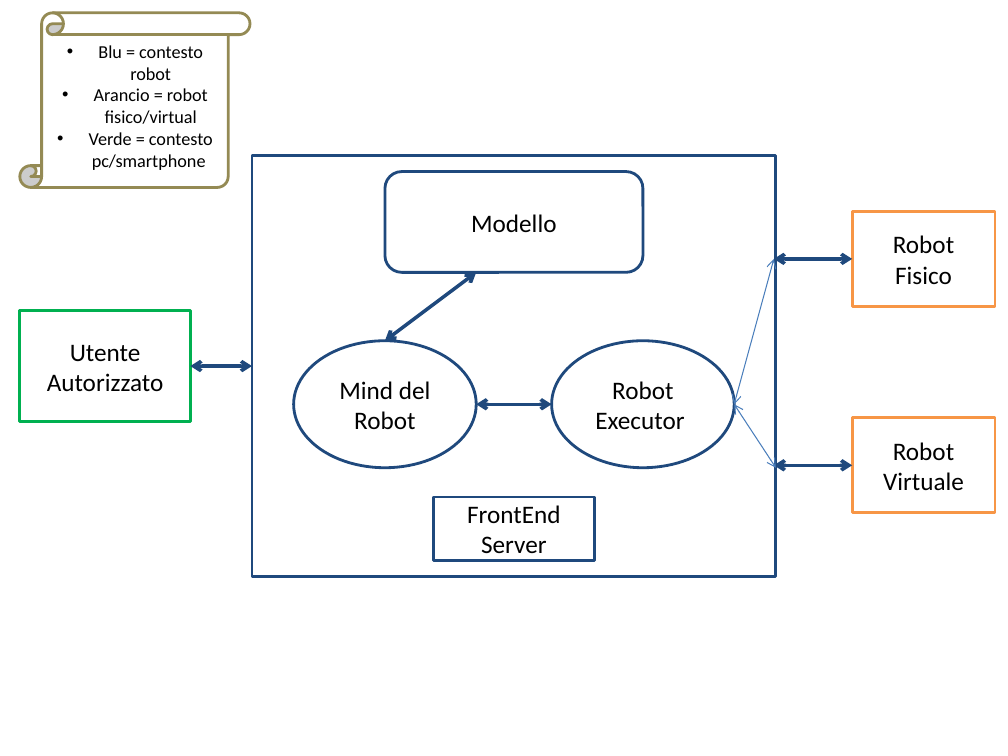
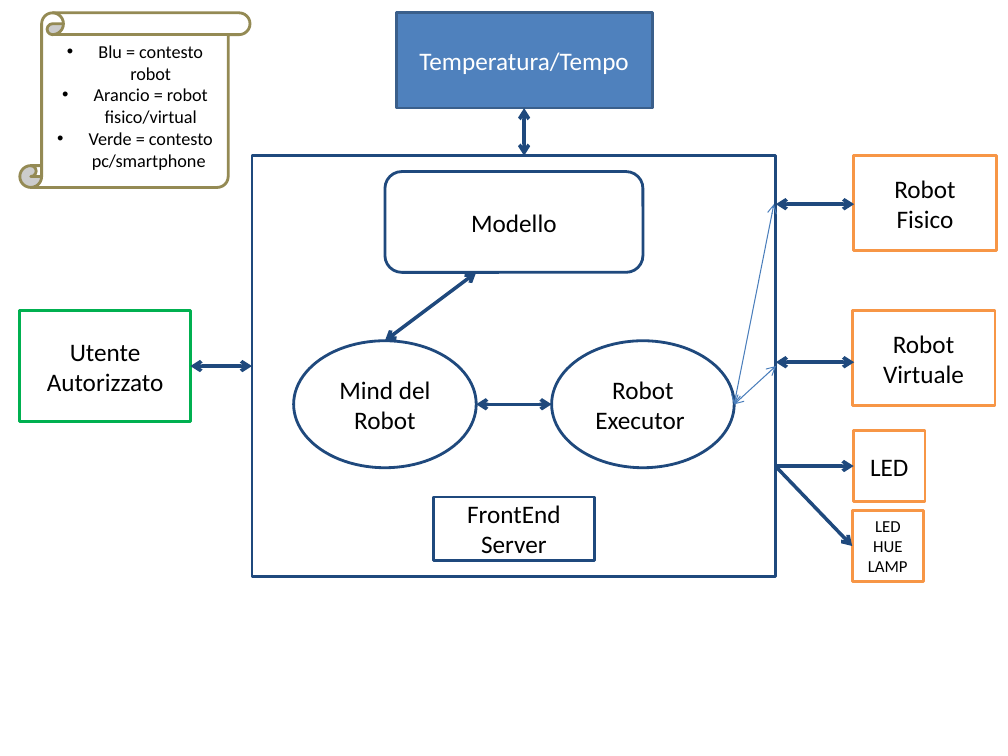
Before and after one commit to FraGio/iss2018, a slide deck: slide 3 of ArchitetturaInformale/ArchGen.pptx (slide 2 before the commit). Drawn at 1008x756 pixels with LibreOffice and Linux fonts; fonts in the diff are those of the drawing. Boxes give left, top, right and bottom in pixels: in the first picture for what was removed or moved away, otherwise in the second. Text is boxed around its words. In the diff, an @@ line names an element or a change of style, - is before the commit and + after.

```diff
--- a/ArchitetturaInformale/ArchGen.pptx
+++ b/ArchitetturaInformale/ArchGen.pptx
@@ rectangle added at bbox=[396, 13, 652, 108], fill #4F81BD, outline #3A5F8C 2 pt, 18 pt, text #FFFFFF @@
+Temperatura/Tempo
@@ double arrow added from (524, 108) to (524, 156), #1F497D 2.5 pt @@
@@ rectangle "Robot": place and size @@
-rectangle "Robot" at bbox=[852, 212, 995, 306]
+rectangle "Robot" at bbox=[854, 156, 997, 251]
@@ double arrow moved from (734, 404) - (774, 259) to (734, 404) - (774, 205) @@
@@ double arrow moved from (774, 259) - (852, 259) to (776, 205) - (854, 205) @@
@@ rectangle "Robot": place and size @@
-rectangle "Robot" at bbox=[852, 417, 995, 512]
+rectangle "Robot" at bbox=[852, 310, 995, 405]
@@ double arrow moved from (734, 404) - (776, 468) to (734, 404) - (776, 366) @@
@@ double arrow moved from (774, 466) - (852, 466) to (776, 362) - (854, 362) @@
@@ rectangle added at bbox=[854, 430, 925, 502], fill #FFFFFF, outline #F79646 2 pt, 18 pt, text #000000 @@
+LED
@@ arrow added from (775, 466) to (854, 466), #1F497D 2.5 pt @@
@@ arrow added from (775, 466) to (852, 546), #1F497D 2.5 pt @@
@@ rectangle added at bbox=[852, 510, 923, 582], fill #FFFFFF, outline #F79646 2 pt, 12 pt, text #000000 @@
+LED
+HUE
+LAMP
```
Also in this commit, not shown: 3 other slides changed, 1 slide added, 13 other files.
